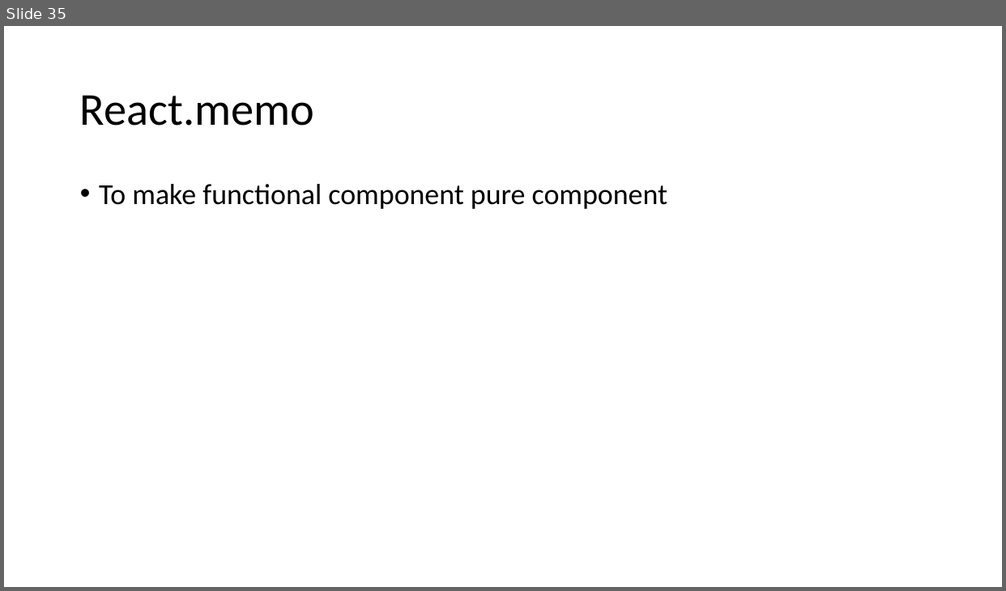
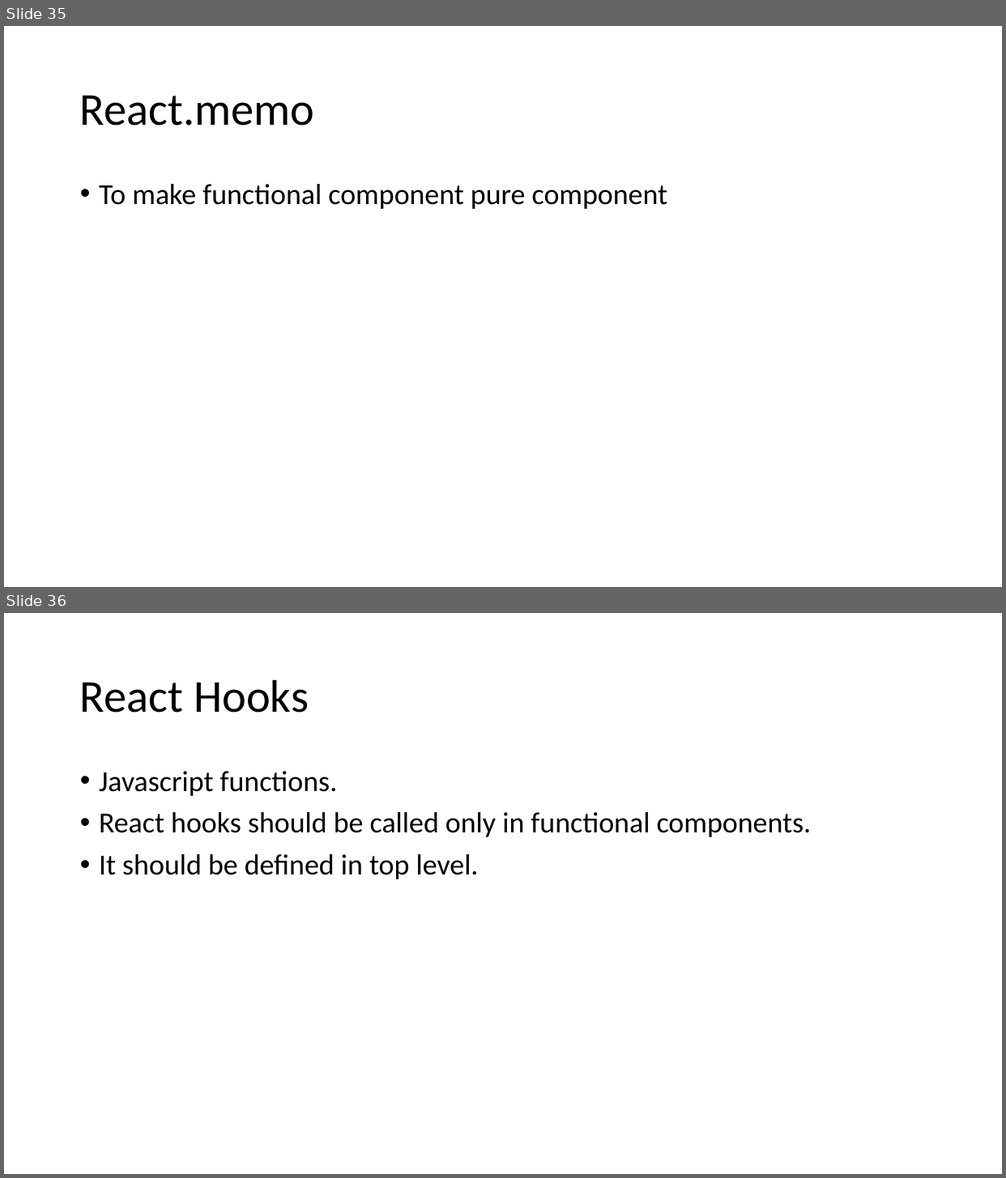
Before and after one commit to Chandan-TY/online-react-js, a slide deck: React JS Workings.pptx. Shown one above the other, each under a label of ours: slide 35 before the commit, slides 35 and 36 after it. The pictures are 1006x591 and 1006x1178 pixels, drawn with LibreOffice and Linux fonts; fonts in the diff are those of the drawing. Boxes give left, top, right and bottom in pixels: in the first picture for what was removed or moved away, otherwise in the second. Text is boxed around its words. In the diff, an @@ line names an element or a change of style, - is before the commit and + after.

```diff
--- a/React JS Workings.pptx
+++ b/React JS Workings.pptx
@@ slide 36 added at (x1=4, y1=613, x2=1002, y2=1174), background #FFFFFF @@
@@ title added at (x1=80, y1=679, x2=309, y2=713), 44 pt, text #000000 @@
+React Hooks
@@ text added at (x1=99, y1=771, x2=812, y2=879), 28 pt, text #000000 @@
+• Javascript functions.
+• React hooks should be called only in functional components.
+• It should be defined in top level.
```
Also in this commit, not shown: 10 other slides added.
